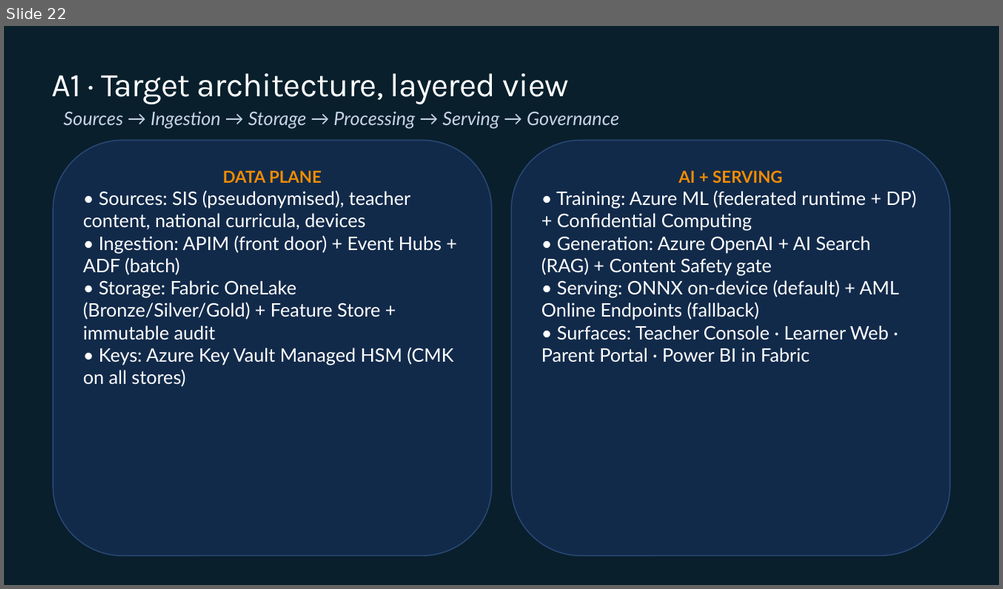
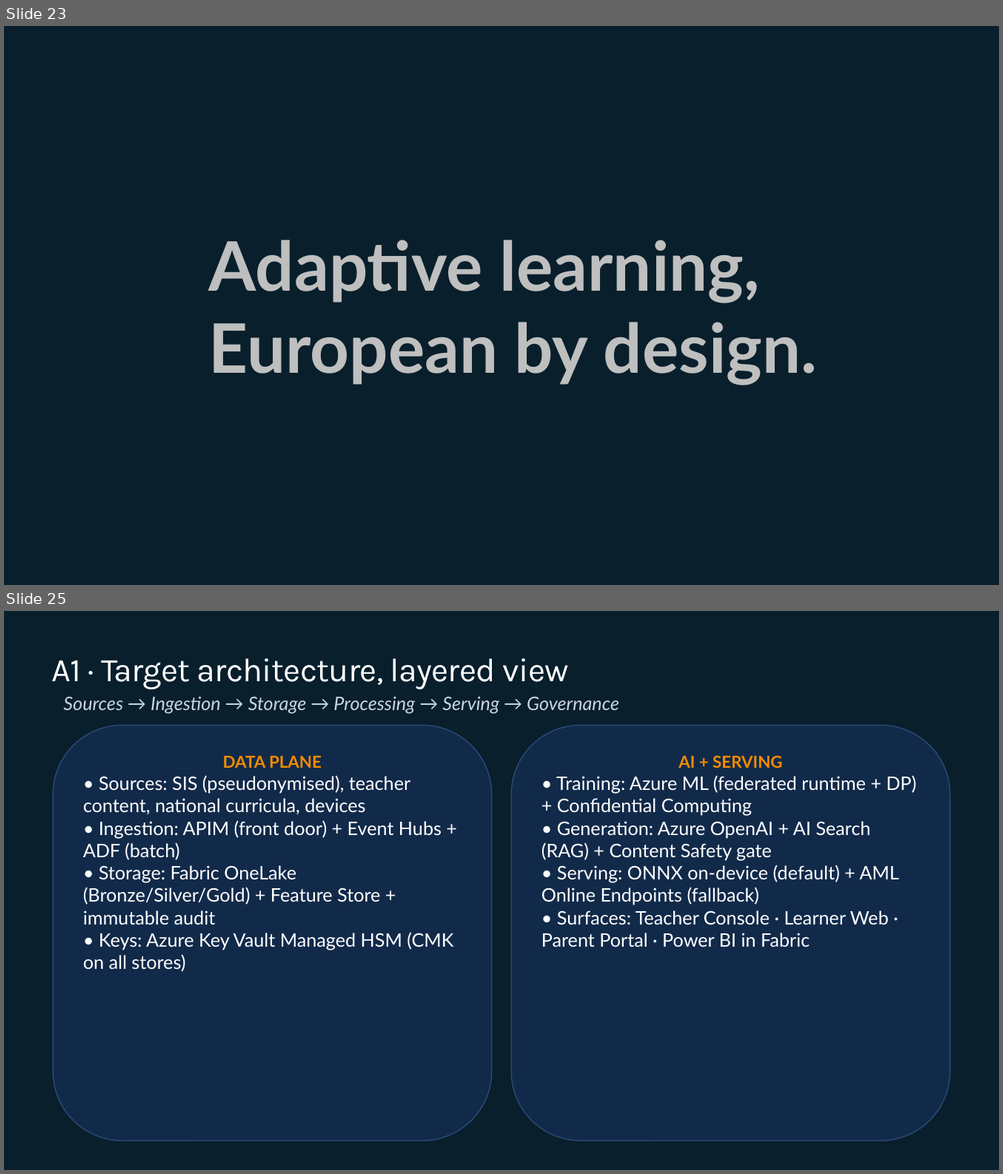
Before and after one commit to EtienneSIG/AMA_Project, a slide deck: Restitution01/build/LearnEU-CXO-Restitution.pptx. Shown one above the other, each under a label of ours: slide 22 before the commit, slides 23 and 25 after it; the slides between them are not shown. The pictures are 1003x589 and 1003x1174 pixels, drawn with LibreOffice and Linux fonts; fonts in the diff are those of the drawing; background and template pictures are left out. Boxes give left, top, right and bottom in pixels: in the first picture for what was removed or moved away, otherwise in the second. Text is boxed around its words. In the diff, an @@ line names an element or a change of style, - is before the commit and + after.

```diff
--- a/Restitution01/build/LearnEU-CXO-Restitution.pptx
+++ b/Restitution01/build/LearnEU-CXO-Restitution.pptx
@@ slide 23 added at (4,26,999,585), background #091F2C @@
@@ text added at (209,240,817,386), 66 pt, text #BFBFBF, bold @@
+Adaptive learning, European by design.
@@ what was slide 22 is now slide 25 @@
```
Also in this commit, not shown: 22 slides changed, 2 other slides added, 46 other files.
